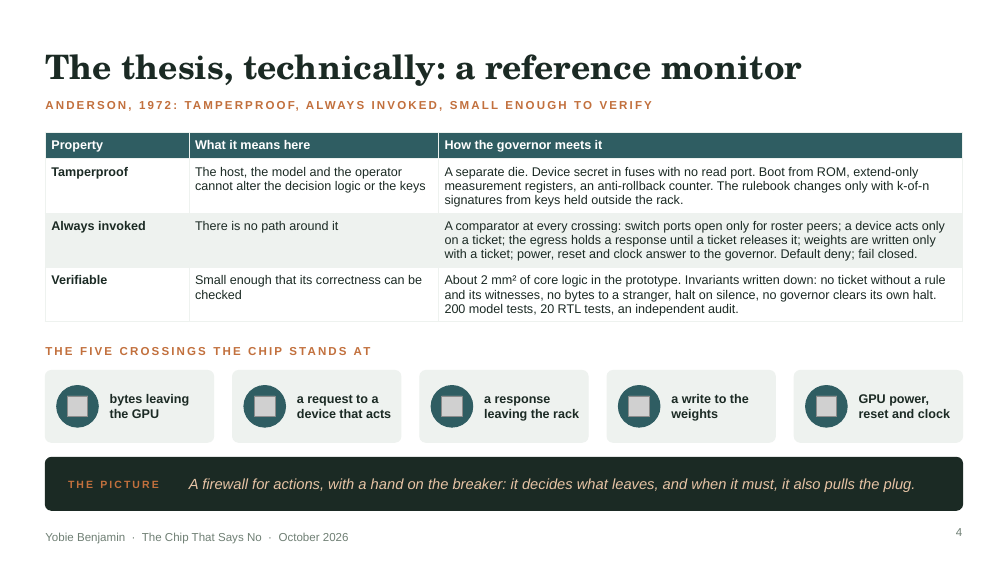
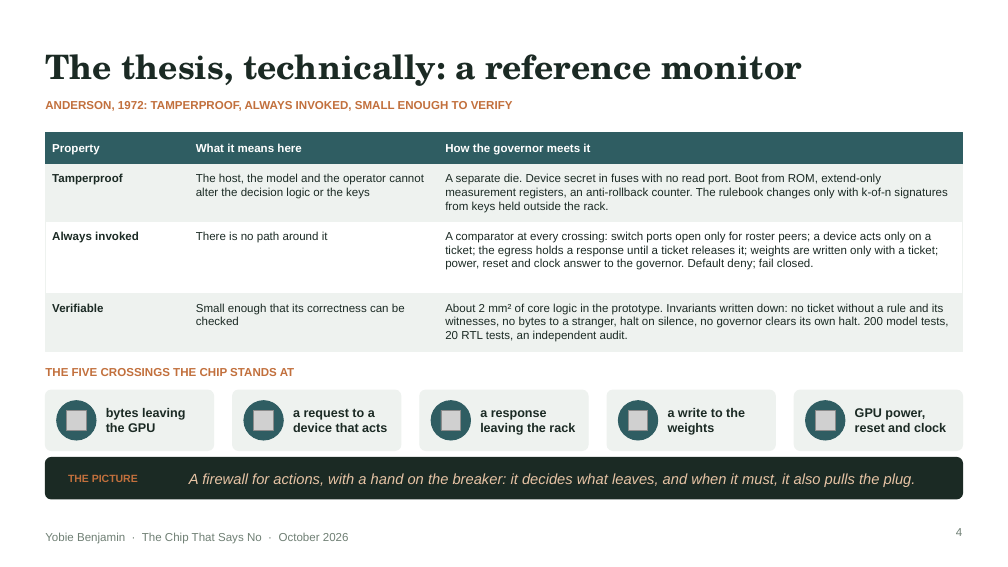
Before and after one commit to YobieBenjamin/safety-governor, a slide deck: slide 4 of docs/brief/chip-that-says-no-brief.pptx. Drawn at 1008x567 pixels with LibreOffice and Linux fonts; fonts in the diff are those of the drawing; grey boxes stand for pictures. Boxes give left, top, right and bottom in pixels: in the first picture for what was removed or moved away, otherwise in the second. Text is boxed around its words. In the diff, an @@ line names an element or a change of style, - is before the commit and + after.

```diff
--- a/docs/brief/chip-that-says-no-brief.pptx
+++ b/docs/brief/chip-that-says-no-brief.pptx
@@ table removed at (x1=45, y1=132, x2=963, y2=320), 4 rows, 3 columns @@
-Property | What it means here | How the governor meets it
-Tamperproof | The host, the model and the operator cannot alter the decision logic or the keys | A separate die. Device secret in fuses with no read port. Boot from ROM, extend-only measurement registers, an anti-rollback counter. The rulebook changes only with k-of-n signatures from keys held outside the rack.
-Always invoked | There is no path around it | A comparator at every crossing: switch ports open only for roster peers; a device acts only on a ticket; the egress holds a response until a ticket releases it; weights are written only with a ticket; power, reset and clock answer to the governor. Default deny; fail closed.
-Verifiable | Small enough that its correctness can be checked | About 2 mm² of core logic in the prototype. Invariants written down: no ticket without a rule and its witnesses, no bytes to a stranger, halt on silence, no governor clears its own halt. 200 model tests, 20 RTL tests, an independent audit.
@@ rectangle added at (x1=45, y1=132, x2=963, y2=164), fill #2F5D62, outline #2F5D62 1 pt @@
@@ text added at (x1=52, y1=144, x2=100, y2=155), 11 pt, text #FFFFFF, bold @@
+Property
@@ text added at (x1=196, y1=143, x2=301, y2=152), 11 pt, text #FFFFFF, bold @@
+What it means here
@@ text added at (x1=445, y1=143, x2=590, y2=155), 11 pt, text #FFFFFF, bold @@
+How the governor meets it
@@ rectangle added at (x1=45, y1=164, x2=963, y2=222), fill #EEF2EF, outline #EEF2EF 0.75 pt @@
@@ text added at (x1=52, y1=173, x2=122, y2=185), 11 pt, text #1B2A24, bold @@
+Tamperproof
@@ text added at (x1=196, y1=173, x2=424, y2=199), 11 pt, text #1B2A24 @@
+The host, the model and the operator cannot alter the decision logic or the keys
@@ text added at (x1=445, y1=173, x2=947, y2=213), 11 pt, text #1B2A24 @@
+A separate die. Device secret in fuses with no read port. Boot from ROM, extend-only measurement registers, an anti-rollback counter. The rulebook changes only with k-of-n signatures from keys held outside the rack.
@@ rectangle added at (x1=45, y1=222, x2=963, y2=293), fill #FFFFFF, outline #EEF2EF 0.75 pt @@
@@ text added at (x1=52, y1=231, x2=139, y2=243), 11 pt, text #1B2A24, bold @@
+Always invoked
@@ text added at (x1=196, y1=231, x2=328, y2=243), 11 pt, text #1B2A24 @@
+There is no path around it
@@ text added at (x1=445, y1=231, x2=938, y2=270), 11 pt, text #1B2A24 @@
+A comparator at every crossing: switch ports open only for roster peers; a device acts only on a ticket; the egress holds a response until a ticket releases it; weights are written only with a ticket; power, reset and clock answer to the governor. Default deny; fail closed.
@@ rectangle added at (x1=45, y1=294, x2=963, y2=352), fill #EEF2EF, outline #EEF2EF 0.75 pt @@
@@ text added at (x1=52, y1=303, x2=103, y2=312), 11 pt, text #1B2A24, bold @@
+Verifiable
@@ text added at (x1=196, y1=303, x2=405, y2=325), 11 pt, text #1B2A24 @@
+Small enough that its correctness can be checked
@@ text added at (x1=445, y1=303, x2=949, y2=342), 11 pt, text #1B2A24 @@
+About 2 mm² of core logic in the prototype. Invariants written down: no ticket without a rule and its witnesses, no bytes to a stranger, halt on silence, no governor clears its own halt. 200 model tests, 20 RTL tests, an independent audit.
@@ letter spacing 2 to 0 pt in 3 elements at (x1=45, y1=101, x2=513, y2=111), (x1=68, y1=474, x2=138, y2=482), (x1=45, y1=368, x2=295, y2=376) @@
@@ text "THE FIVE CROSSINGS THE CHIP ..." moved from (x1=354, y1=347, x2=371, y2=355) to (x1=45, y1=368, x2=295, y2=376) @@
@@ rounded rectangle resized from (x1=45, y1=371, x2=214, y2=442) to (x1=45, y1=390, x2=214, y2=451) @@
@@ text "bytes leaving the GPU" moved from (x1=110, y1=394, x2=189, y2=418) to (x1=106, y1=408, x2=185, y2=432) @@
@@ rounded rectangle resized from (x1=233, y1=371, x2=402, y2=442) to (x1=233, y1=390, x2=402, y2=451) @@
@@ text "a request to a device ..." moved from (x1=297, y1=394, x2=391, y2=418) to (x1=293, y1=408, x2=387, y2=432) @@
@@ rounded rectangle resized from (x1=420, y1=371, x2=588, y2=442) to (x1=420, y1=390, x2=588, y2=451) @@
@@ text "a response leaving the rack" moved from (x1=484, y1=396, x2=579, y2=421) to (x1=480, y1=410, x2=575, y2=435) @@
@@ rounded rectangle resized from (x1=607, y1=371, x2=776, y2=442) to (x1=607, y1=390, x2=776, y2=451) @@
@@ text "a write to the weights" moved from (x1=671, y1=394, x2=749, y2=421) to (x1=668, y1=408, x2=745, y2=435) @@
@@ proportions changed in 6 elements at (x1=45, y1=457, x2=963, y2=499), (x1=45, y1=390, x2=214, y2=451), (x1=233, y1=390, x2=402, y2=451), (x1=420, y1=390, x2=588, y2=451), (x1=607, y1=390, x2=776, y2=451), (x1=795, y1=390, x2=963, y2=451) @@
@@ rounded rectangle resized from (x1=795, y1=371, x2=963, y2=442) to (x1=795, y1=390, x2=963, y2=451) @@
@@ 5 pictures, 5 ellipses moved together from (x1=57, y1=386, x2=848, y2=427) to (x1=57, y1=401, x2=845, y2=440) @@
@@ text "GPU power, reset and clock" moved from (x1=859, y1=394, x2=950, y2=418) to (x1=855, y1=408, x2=946, y2=432) @@
@@ rounded rectangle resized from (x1=45, y1=457, x2=963, y2=510) to (x1=45, y1=457, x2=963, y2=499) @@
@@ text "A firewall for actions, with ..." moved from (x1=189, y1=478, x2=916, y2=492) to (x1=189, y1=473, x2=916, y2=487) @@
```
Also in this commit, not shown: 15 other slides changed, 3 other files.
